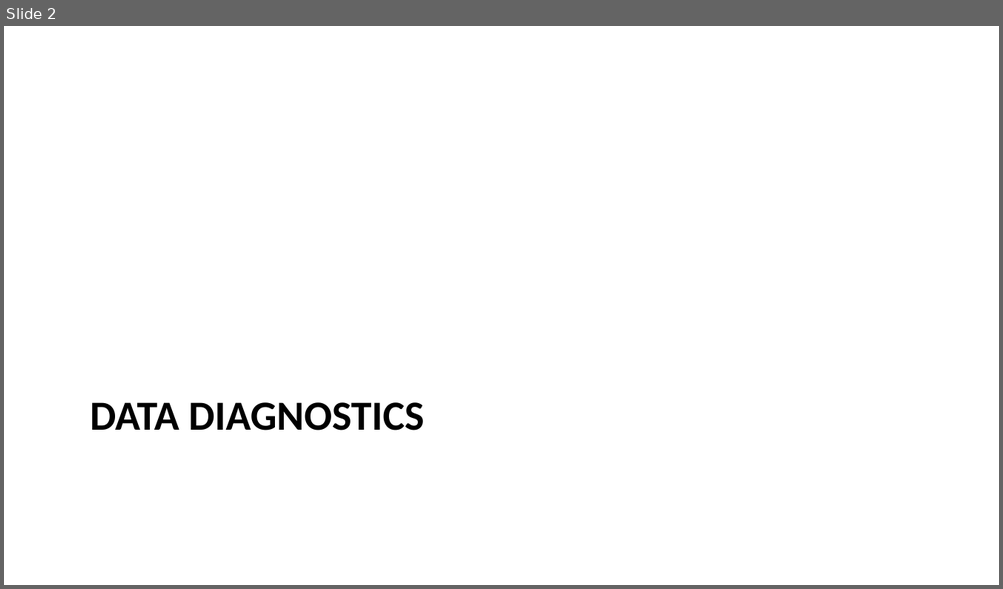
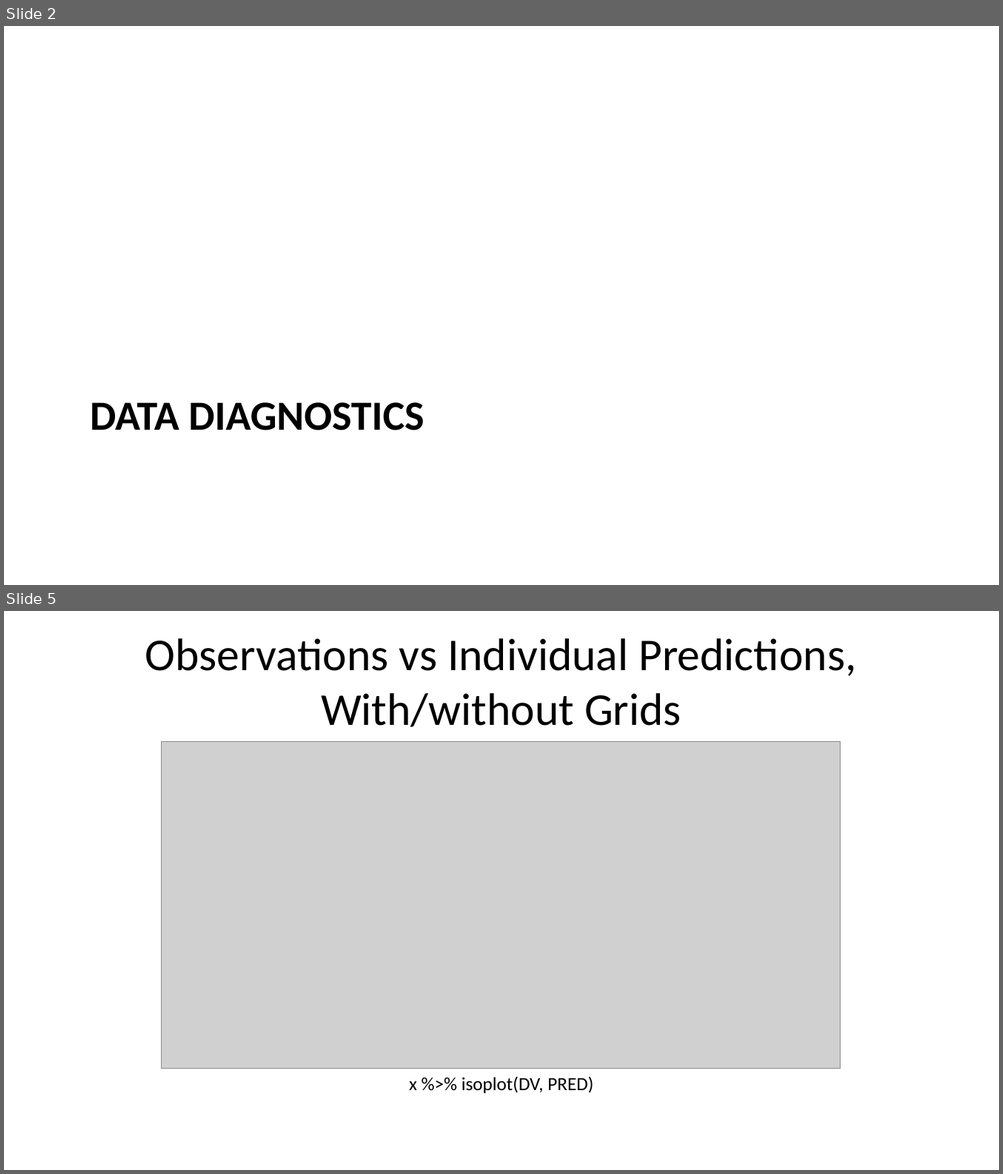
Before and after one commit to bergsmat/yamlet, a slide deck: inst/extdata/modeling/diagnostics.pptx. Shown one above the other, each under a label of ours: slide 2 before the commit, slides 2 and 5 after it; the slides between them are not shown. The pictures are 1003x589 and 1003x1174 pixels, drawn with LibreOffice and Linux fonts; fonts in the diff are those of the drawing; grey boxes stand for pictures. Boxes give left, top, right and bottom in pixels: in the first picture for what was removed or moved away, otherwise in the second. Text is boxed around its words. In the diff, an @@ line names an element or a change of style, - is before the commit and + after.

```diff
--- a/inst/extdata/modeling/diagnostics.pptx
+++ b/inst/extdata/modeling/diagnostics.pptx
@@ slide 5 added at (4,611,999,1170), background #FFFFFF @@
@@ title added at (145,638,856,727), 44 pt, text #000000 @@
+Observations vs Individual Predictions, With/without Grids
@@ picture added at (162,741,840,1069) @@
@@ text added at (409,1076,593,1093), 18 pt, text #000000 @@
+x %>% isoplot(DV, PRED)
```
Also in this commit, not shown: 8 slides changed, 4 other slides added, 19 other files.
